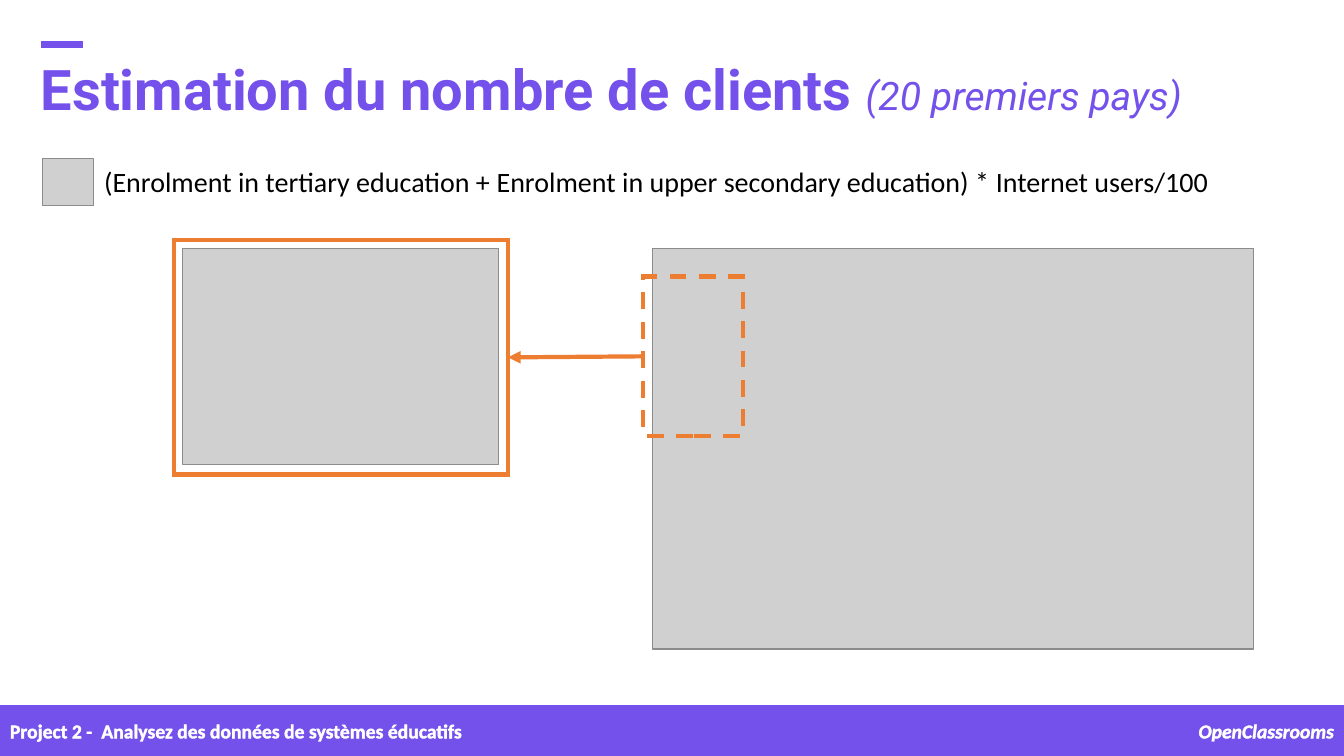
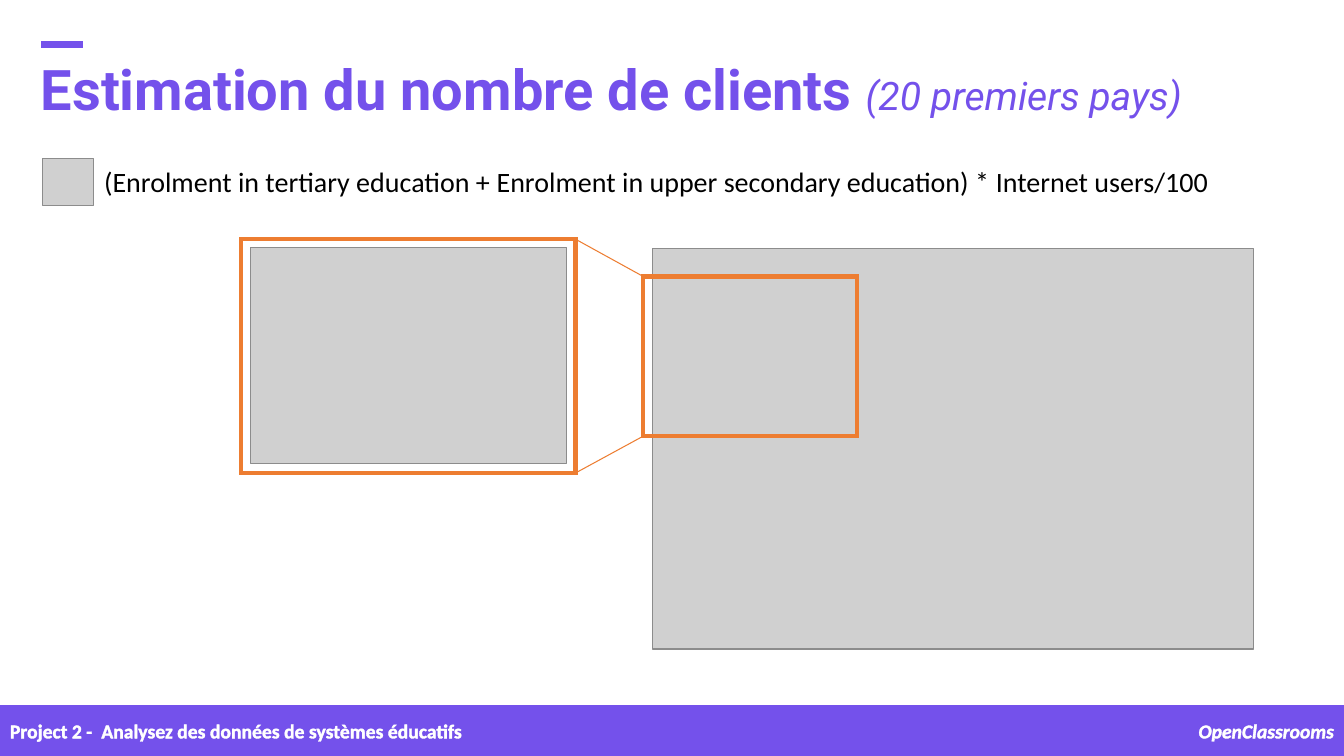
Before and after one commit to samirhinojosa/OC-P2-education-statistics, a slide deck: slide 14 of supports/Project 2 presentation.pptx. Drawn at 1344x756 pixels with LibreOffice and Linux fonts; fonts in the diff are those of the drawing; grey boxes stand for pictures; background and template pictures are left out. Boxes give left, top, right and bottom in pixels: in the first picture for what was removed or moved away, otherwise in the second. Text is boxed around its words. In the diff, an @@ line names an element or a change of style, - is before the commit and + after.

```diff
--- a/supports/Project 2 presentation.pptx
+++ b/supports/Project 2 presentation.pptx
@@ rectangle: place and size @@
-rectangle at [173,240,508,474]
+rectangle at [241,239,576,473]
@@ arrow moved from (643, 357) - (508, 358) to (643, 276) - (576, 239) @@
@@ arrow (643, 276) - (576, 239): arrow to line; stroke #ED7D31 3 pt to #ED7D31 0.75 pt @@
@@ picture: place and size @@
-picture at [182,249,499,465]
+picture at [250,247,567,463]
@@ rectangle: place and size @@
-rectangle at [643,276,743,436]
+rectangle at [643,276,857,436]
@@ rectangle at [643,276,857,436]: outline #ED7D31 3 pt dashed to #ED7D31 3 pt @@
@@ line added from (643, 437) to (576, 473), #ED7D31 0.75 pt @@
```
Also in this commit, not shown: 1 other slide changed, 8 other files.
